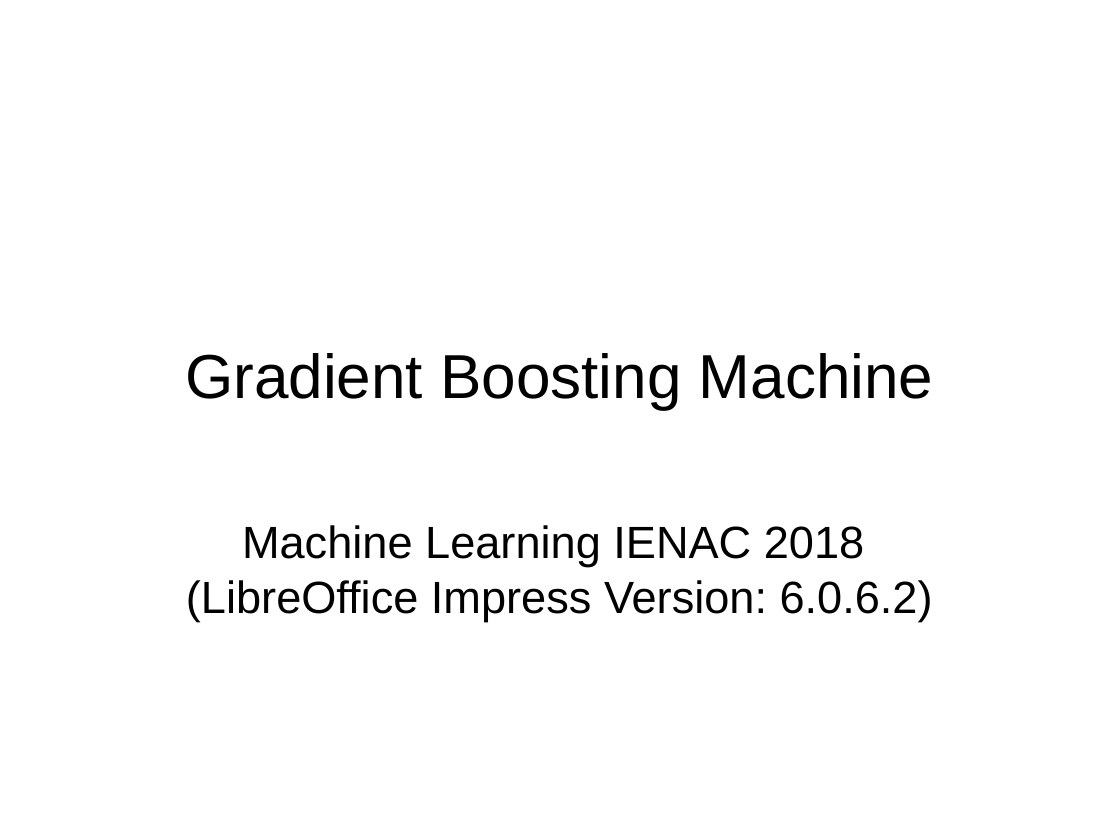
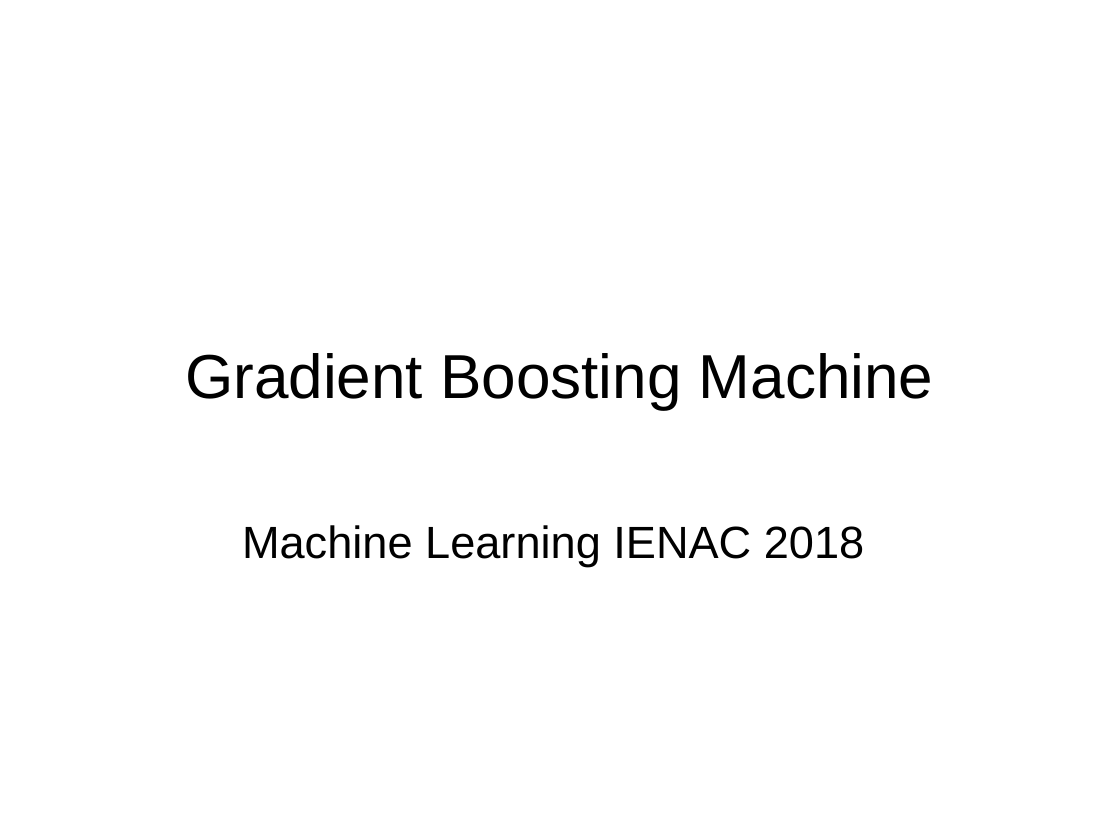
Before and after one commit to kad15/GBM, a slide deck: slide 1 of GBM_andreas.odp. Drawn at 1120x840 pixels with LibreOffice and Linux fonts; fonts in the diff are those of the drawing; background and template pictures are left out. Boxes give left, top, right and bottom in pixels: in the first picture for what was removed or moved away, otherwise in the second. Text is boxed around its words. In the diff, an @@ line names an element or a change of style, - is before the commit and + after.

```diff
--- a/GBM_andreas.odp
+++ b/GBM_andreas.odp
@@ subtitle at (186, 580, 933, 621): paragraph removed @@
-(LibreOffice Impress Version: 6.0.6.2)
```
Also in this commit, not shown: 7 slides added, 3 slides removed, 2 other files.
